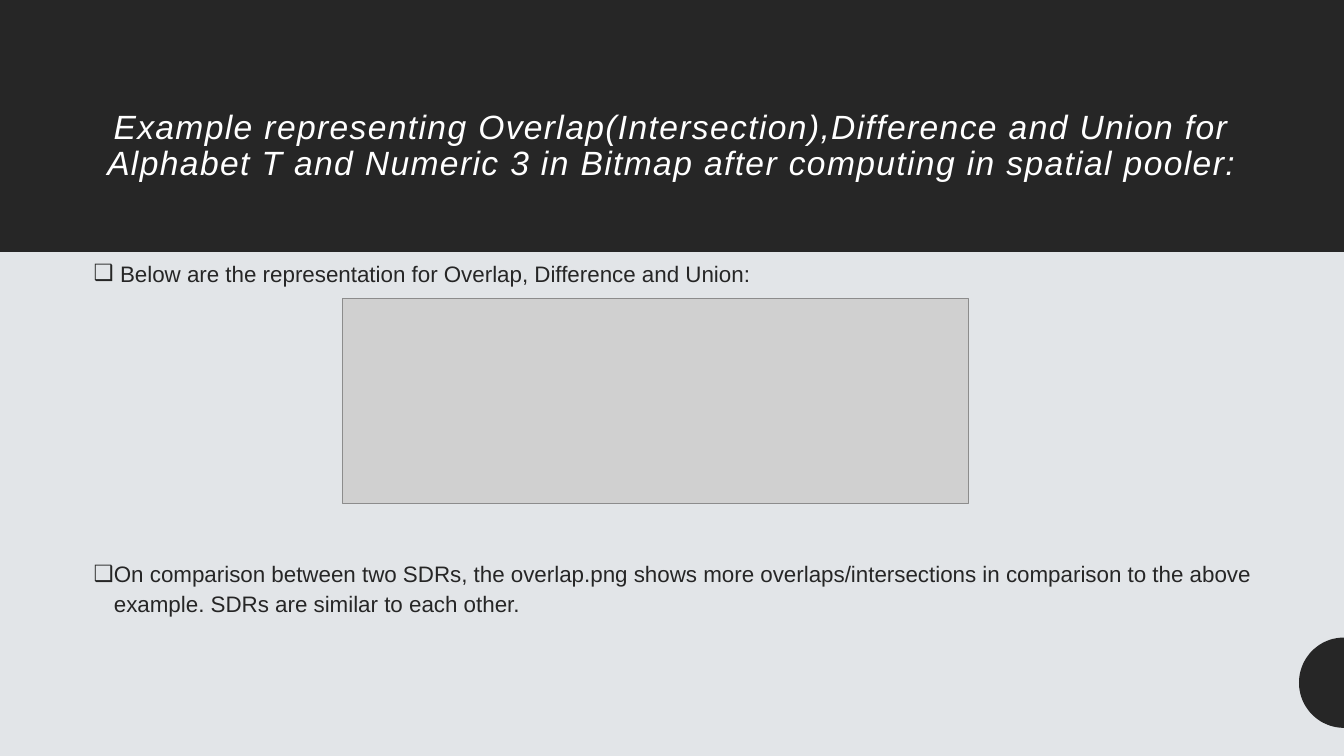
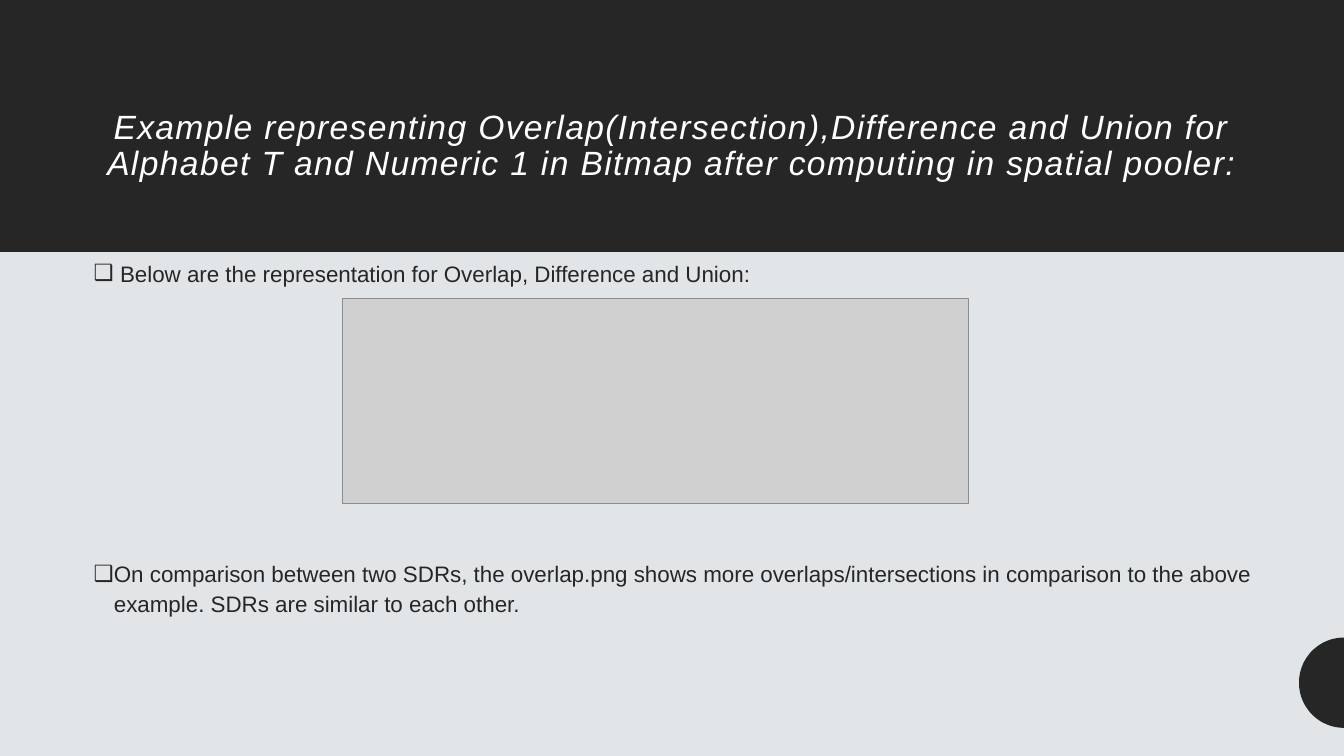
Before and after one commit to RahmanKM/neocortexapi, a slide deck: slide 21 of source/MySEProject/Documentation/ML_23-24-06_Improve_Samples_and_Documentation_for_SDR_representation_SDR-to-Bitmap-TeamKT.pptx. Drawn at 1344x756 pixels with LibreOffice and Linux fonts; fonts in the diff are those of the drawing; grey boxes stand for pictures. Boxes give left, top, right and bottom in pixels: in the first picture for what was removed or moved away, otherwise in the second. Text is boxed around its words. In the diff, an @@ line names an element or a change of style, - is before the commit and + after.

```diff
--- a/source/MySEProject/Documentation/ML_23-24-06_Improve_Samples_and_Documentation_for_SDR_representation_SDR-to-Bitmap-TeamKT.pptx
+++ b/source/MySEProject/Documentation/ML_23-24-06_Improve_Samples_and_Documentation_for_SDR_representation_SDR-to-Bitmap-TeamKT.pptx
@@ title at (x1=107, y1=114, x2=1235, y2=182): text changed @@
-Example representing Overlap(Intersection),Difference and Union for Alphabet T and Numeric 3 in Bitmap after computing in spatial pooler:
+Example representing Overlap(Intersection),Difference and Union for Alphabet T and Numeric 1 in Bitmap after computing in spatial pooler:
```
Also in this commit, not shown: 4 other slides changed, 1 other file.
